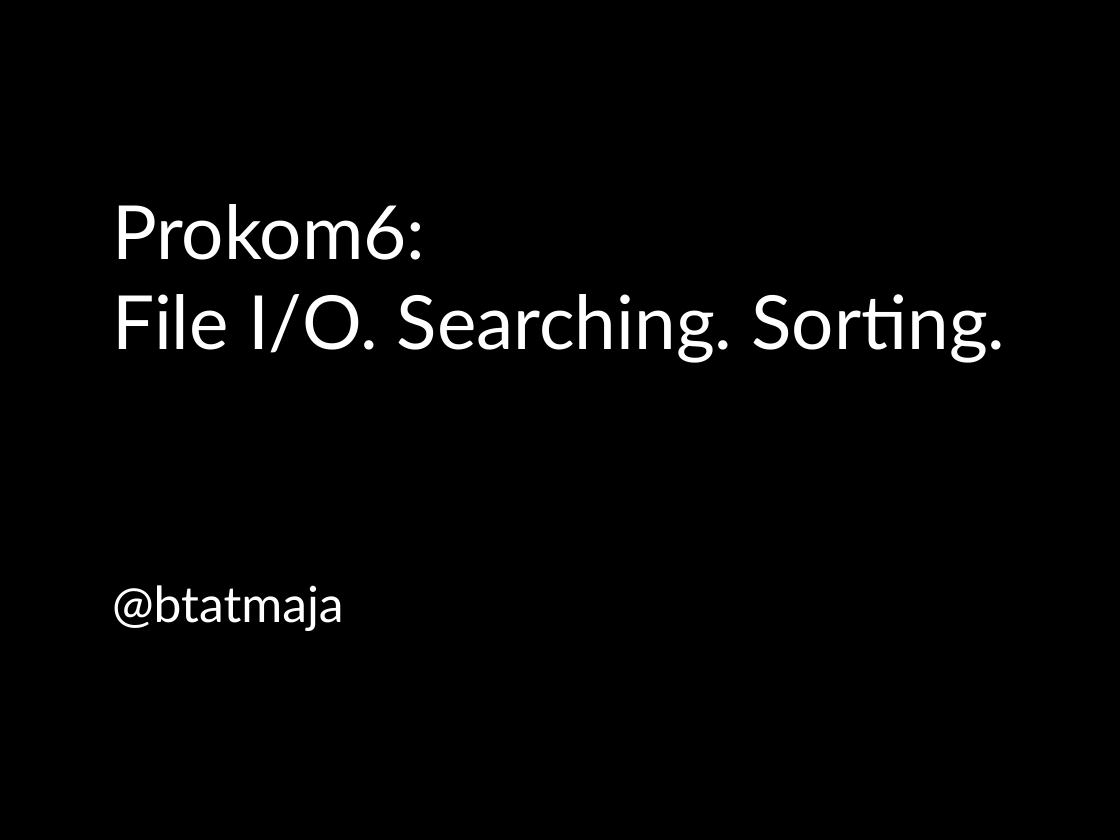
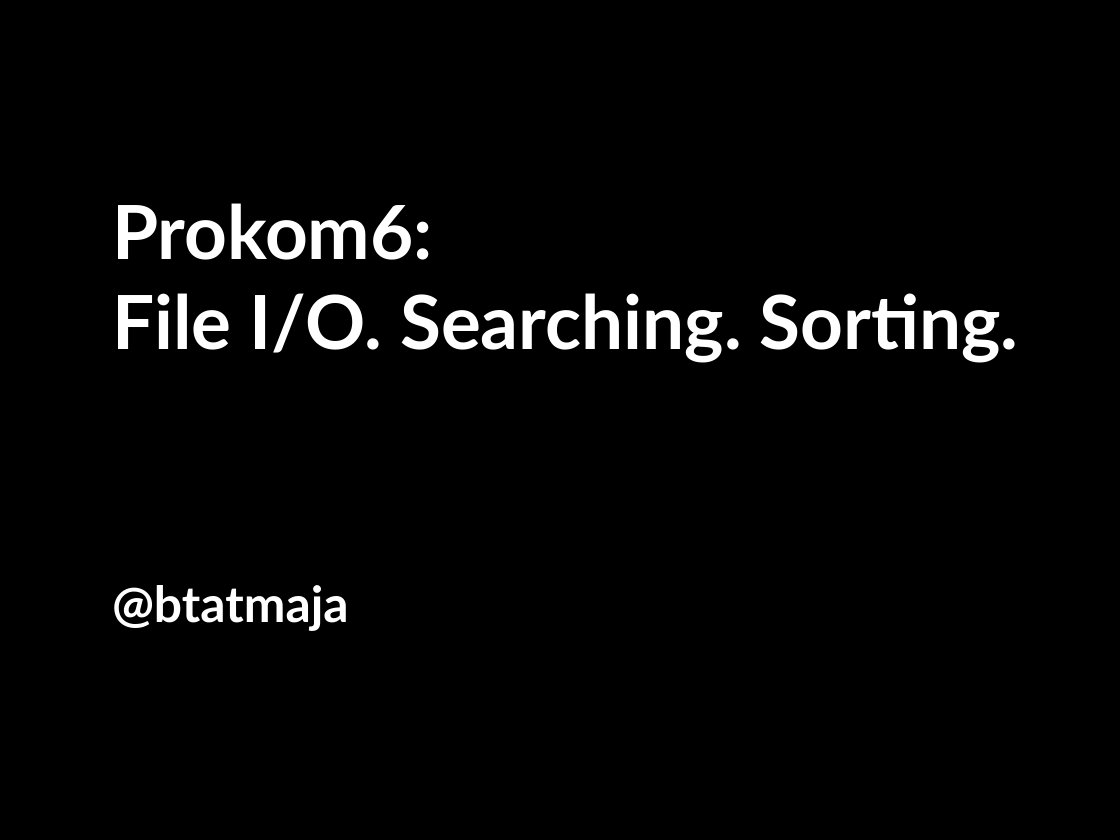
Before and after one commit to bagustris/prokom-tf, a slide deck: slide 1 of slide/prokom6.odp. Drawn at 1120x840 pixels with LibreOffice and Linux fonts; fonts in the diff are those of the drawing. Boxes give left, top, right and bottom in pixels: in the first picture for what was removed or moved away, otherwise in the second. Text is boxed around its words. In the diff, an @@ line names an element or a change of style, - is before the commit and + after.

```diff
--- a/slide/prokom6.odp
+++ b/slide/prokom6.odp
@@ subtitle "Prokom6:" at bbox=[112, 203, 1019, 631]: bold on @@
```
Also in this commit, not shown: 3 other slides changed, 1 slide added, 42 other files.
